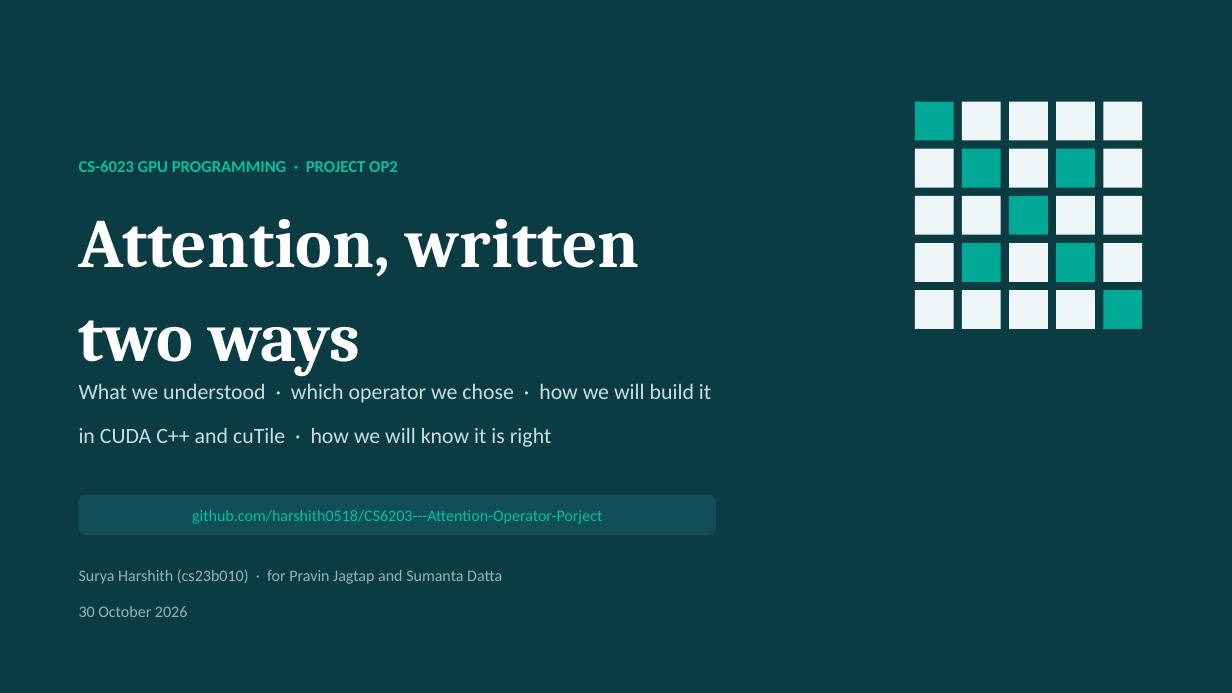
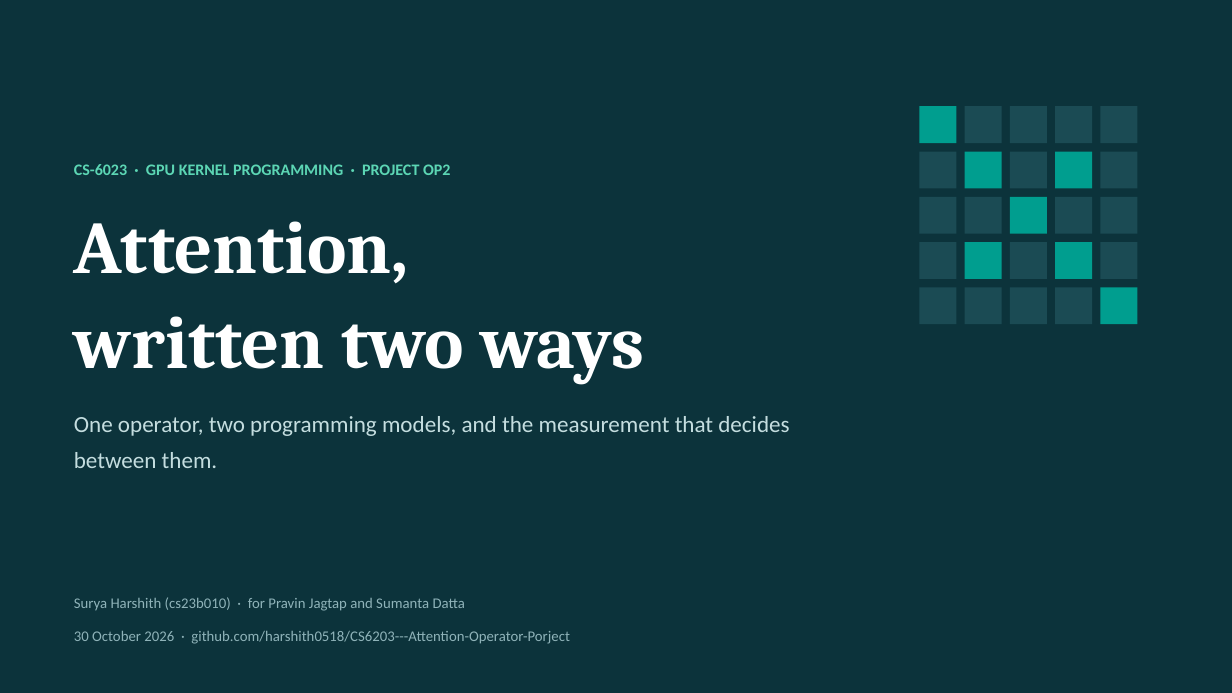
Before and after one commit to harshith0518/CS6203---Attention-Operator-Porject, a slide deck: slide 1 of docs/op2-attention-slides.pptx. Drawn at 1232x693 pixels with LibreOffice and Linux fonts; fonts in the diff are those of the drawing. Boxes give left, top, right and bottom in pixels: in the first picture for what was removed or moved away, otherwise in the second. Text is boxed around its words. In the diff, an @@ line names an element or a change of style, - is before the commit and + after.

```diff
--- a/docs/op2-attention-slides.pptx
+++ b/docs/op2-attention-slides.pptx
@@ rectangle at (x1=0, y1=0, x2=1232, y2=693): fill #0B3B43 to #0C333B @@
@@ 3 rectangles moved together from (x1=915, y1=102, x2=1001, y2=188) to (x1=920, y1=106, x2=1002, y2=189) @@
@@ rectangle moved from (x1=1009, y1=102, x2=1048, y2=140) to (x1=1010, y1=106, x2=1047, y2=143) @@
@@ rectangle moved from (x1=1056, y1=102, x2=1095, y2=140) to (x1=1055, y1=106, x2=1092, y2=143) @@
@@ rectangle moved from (x1=1104, y1=102, x2=1142, y2=140) to (x1=1101, y1=106, x2=1138, y2=143) @@
@@ text at (x1=74, y1=164, x2=450, y2=175): text changed; size 13 to 12.5 pt; text colour #02C39A to #5CD6B4 @@
-CS-6023 GPU PROGRAMMING · PROJECT OP2
+CS-6023 · GPU KERNEL PROGRAMMING · PROJECT OP2
@@ rectangle moved from (x1=1104, y1=149, x2=1142, y2=188) to (x1=1101, y1=152, x2=1138, y2=189) @@
@@ rectangle moved from (x1=915, y1=196, x2=954, y2=235) to (x1=920, y1=197, x2=957, y2=234) @@
@@ rectangle moved from (x1=1104, y1=196, x2=1142, y2=235) to (x1=1101, y1=197, x2=1138, y2=234) @@
@@ text at (x1=74, y1=221, x2=644, y2=384): text changed; size 54 to 58 pt @@
-Attention, written
-two ways
+Attention,
+written two ways
@@ rectangle moved from (x1=915, y1=243, x2=954, y2=282) to (x1=920, y1=242, x2=957, y2=279) @@
@@ rectangle moved from (x1=1104, y1=243, x2=1142, y2=282) to (x1=1101, y1=242, x2=1138, y2=279) @@
@@ fill #EFF6F7 to #1B4B54 in 18 elements at (x1=965, y1=197, x2=1002, y2=234), (x1=1055, y1=197, x2=1092, y2=234), (x1=1010, y1=152, x2=1047, y2=189), (x1=1010, y1=242, x2=1047, y2=279), (x1=1101, y1=197, x2=1138, y2=234), (x1=920, y1=197, x2=957, y2=234), (x1=1010, y1=106, x2=1047, y2=143), (x1=1010, y1=287, x2=1047, y2=324), (x1=1101, y1=152, x2=1138, y2=189), (x1=920, y1=152, x2=957, y2=189), (x1=920, y1=242, x2=957, y2=279), (x1=1101, y1=242, x2=1138, y2=279), (x1=965, y1=106, x2=1002, y2=143), (x1=1055, y1=106, x2=1092, y2=143), (x1=965, y1=287, x2=1002, y2=324), (x1=1055, y1=287, x2=1092, y2=324), (x1=1101, y1=106, x2=1138, y2=143), (x1=920, y1=287, x2=957, y2=324) @@
@@ rectangle moved from (x1=915, y1=290, x2=954, y2=329) to (x1=920, y1=287, x2=957, y2=324) @@
@@ rectangle moved from (x1=962, y1=290, x2=1001, y2=329) to (x1=965, y1=287, x2=1002, y2=324) @@
@@ rectangle moved from (x1=1009, y1=290, x2=1048, y2=329) to (x1=1010, y1=287, x2=1047, y2=324) @@
@@ rectangle moved from (x1=1056, y1=290, x2=1095, y2=329) to (x1=1055, y1=287, x2=1092, y2=324) @@
@@ fill #00A896 to #009E8F in 6 elements at (x1=965, y1=152, x2=1002, y2=189), (x1=1055, y1=152, x2=1092, y2=189), (x1=965, y1=242, x2=1002, y2=279), (x1=1055, y1=242, x2=1092, y2=279), (x1=920, y1=106, x2=957, y2=143), (x1=1101, y1=287, x2=1138, y2=324) @@
@@ rectangle moved from (x1=1104, y1=290, x2=1142, y2=329) to (x1=1101, y1=287, x2=1138, y2=324) @@
@@ text at (x1=74, y1=416, x2=789, y2=468): text changed; size 17 to 18 pt; text colour #C8DEE2 to #C4DDDF @@
-What we understood · which operator we chose · how we will build it
-in CUDA C++ and cuTile · how we will know it is right
+One operator, two programming models, and the measurement that decides between them.
@@ rounded rectangle removed at (x1=79, y1=494, x2=716, y2=535) @@
-github.com/harshith0518/CS6203---Attention-Operator-Porject
@@ text at (x1=74, y1=597, x2=465, y2=611): size 12.5 to 11.5 pt, text colour #93B4BB to #8FB3B9 in "Surya Harshith (cs23b010) · for Pravin Jagtap ..."; line spacing 1.35 to 1.4; less space between paragraphs @@
@@ text "Surya Harshith (cs23b010) · for ..." moved from (x1=79, y1=569, x2=502, y2=617) to (x1=74, y1=597, x2=570, y2=644) @@
@@ text at (x1=74, y1=631, x2=570, y2=644): text changed; size 12.5 to 11.5 pt; text colour #93B4BB to #8FB3B9 @@
-30 October 2026
+30 October 2026 · github.com/harshith0518/CS6203---Attention-Operator-Porject
```
Also in this commit, not shown: 2 other slides changed, 4 slides added, 7 slides removed, 1 other file.
